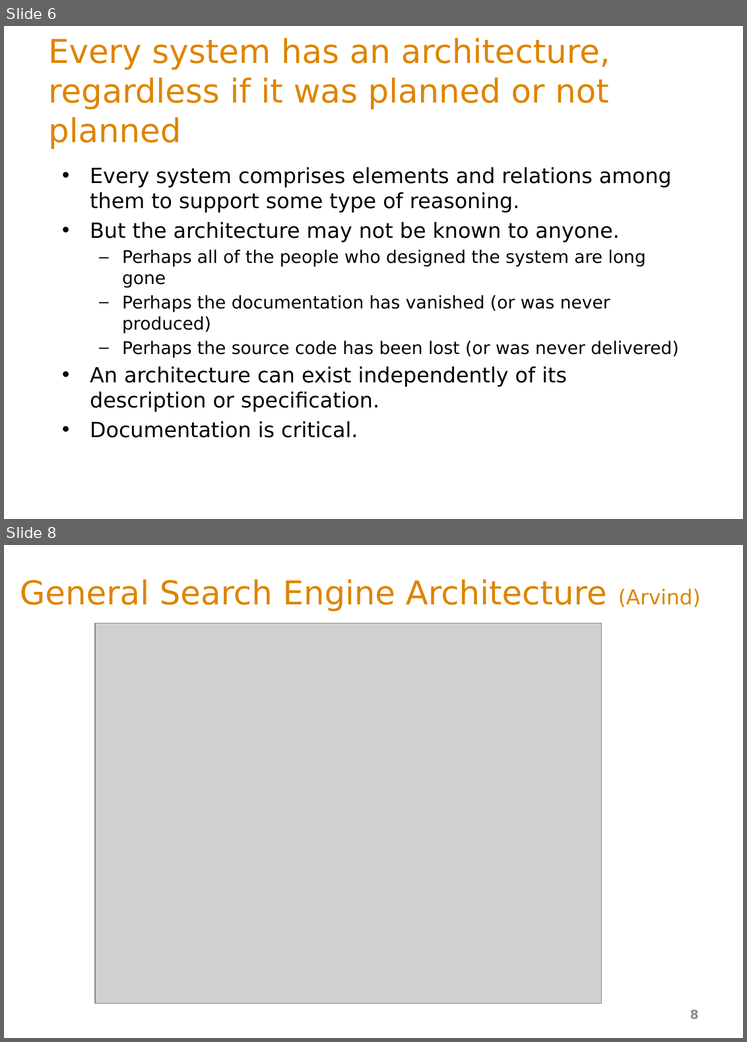
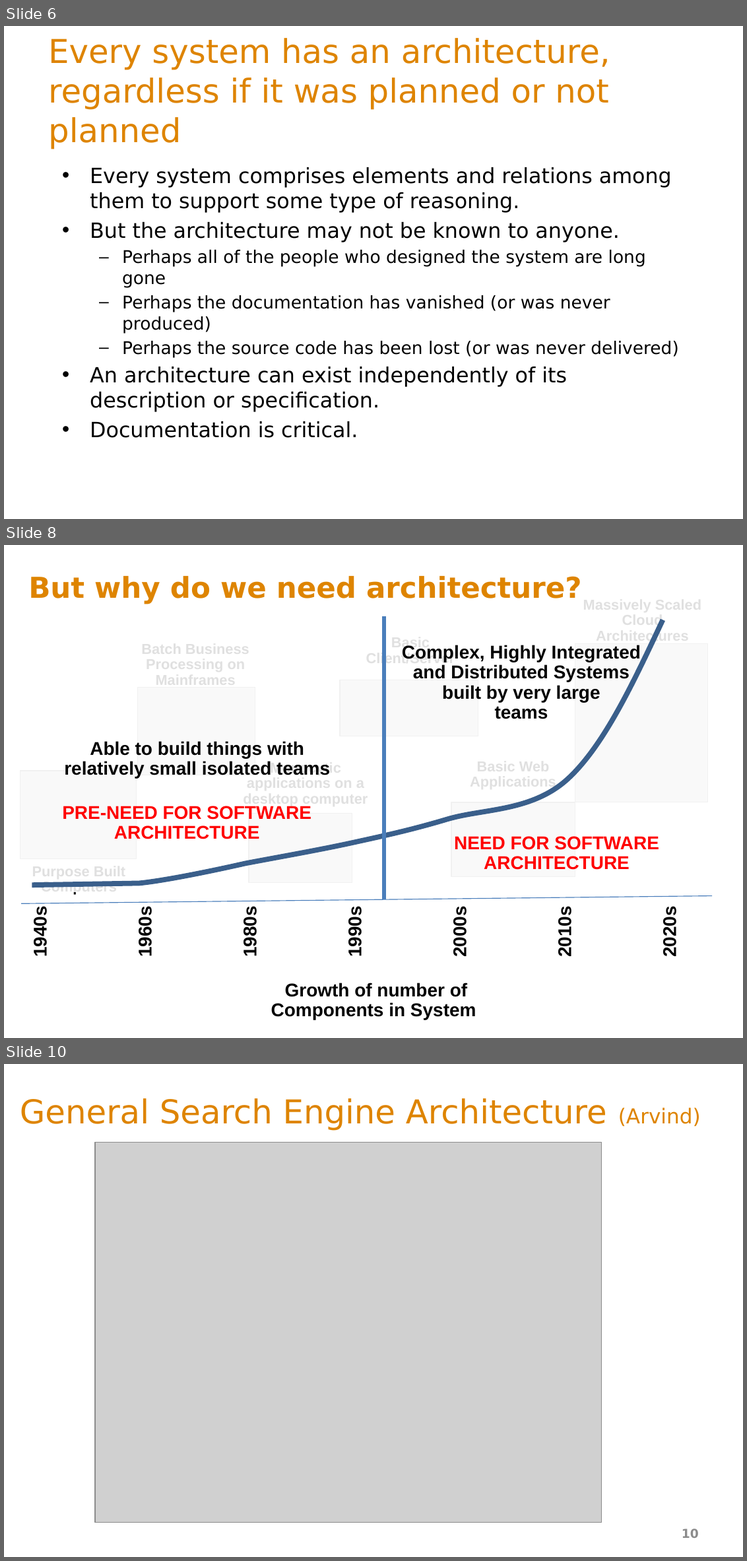
Before and after one commit to ArchitectingSoftware/SE577-SoftwareArchitecture, a slide deck: lectures/_L1a Intro to SW Architecture.pptx. Shown one above the other, each under a label of ours: slides 6 and 8 before the commit, slides 6, 8 and 10 after it; the slides between them are not shown. The pictures are 747x1042 and 747x1561 pixels, drawn with LibreOffice and Linux fonts; fonts in the diff are those of the drawing; grey boxes stand for pictures. Boxes give left, top, right and bottom in pixels: in the first picture for what was removed or moved away, otherwise in the second. Text is boxed around its words. In the diff, an @@ line names an element or a change of style, - is before the commit and + after.

```diff
--- a/lectures/_L1a Intro to SW Architecture.pptx
+++ b/lectures/_L1a Intro to SW Architecture.pptx
@@ slide 8 added at <box>4,545,743,1038</box>, background #FFFFFF @@
@@ title added at <box>28,576,582,604</box>, 28 pt, text #DE8400, bold @@
+But why do we need architecture?
@@ rectangle added at <box>9,587,729,891</box>, fill #FFFFFF at 88% opacity @@
@@ freeform shape added at <box>32,620,663,885</box>, outline #3A5F8C 5 pt @@
@@ line added from (385, 899) to (385, 616), #4B7EBC 4 pt @@
@@ text added at <box>596,619,688,644</box>, 14 pt, text #000000, bold @@
+Massively Scaled
+Cloud Architectures
@@ picture added at <box>576,643,708,802</box> @@
@@ text added at <box>366,645,455,666</box>, 14 pt, text #000000, bold @@
+Basic Client/Server
@@ text added at <box>402,645,641,719</box>, 18 pt, text #000000, bold @@
+Complex, Highly Integrated
+and Distributed Systems
+built by very large
+teams
@@ picture added at <box>339,680,478,736</box> @@
@@ picture added at <box>138,687,255,775</box> @@
@@ text added at <box>64,741,330,778</box>, 18 pt, text #000000, bold @@
+Able to build things with
+relatively small isolated teams
@@ text added at <box>243,761,368,807</box>, 14 pt, text #000000, bold @@
+Monocytic applications on a desktop computer
@@ picture added at <box>20,771,137,859</box> @@
@@ text added at <box>470,785,556,790</box>, 14 pt, text #000000, bold @@
+Basic Web Applications
@@ text added at <box>62,806,312,839</box>, 18 pt, text #FF0000, bold @@
+PRE-NEED FOR SOFTWARE ARCHITECTURE
@@ picture added at <box>249,814,352,882</box> @@
@@ picture added at <box>451,802,575,876</box> @@
@@ text added at <box>454,836,659,870</box>, 18 pt, text #FF0000, bold @@
+NEED FOR SOFTWARE ARCHITECTURE
@@ text added at <box>41,881,117,895</box>, 14 pt, text #000000, bold @@
+Purpose Built Computers
@@ line added from (21, 903) to (712, 895), #4B7EBC 0.75 pt @@
@@ text added at <box>30,911,50,956</box>, 18 pt, text #000000, bold @@
+1940s
@@ text added at <box>135,911,155,956</box>, 18 pt, text #000000, bold @@
+1960s
@@ text added at <box>240,911,260,956</box>, 18 pt, text #000000, bold @@
+1980s
@@ text added at <box>345,911,365,956</box>, 18 pt, text #000000, bold @@
+1990s
@@ text added at <box>450,911,470,956</box>, 18 pt, text #000000, bold @@
+2000s
@@ text added at <box>554,911,575,956</box>, 18 pt, text #000000, bold @@
+2010s
@@ text added at <box>659,911,680,956</box>, 18 pt, text #000000, bold @@
+2020s
@@ text added at <box>271,983,477,1020</box>, 18 pt, text #000000, bold @@
+Growth of number of Components in System
@@ what was slide 8 is now slide 10 @@
@@ page number at <box>682,1529,699,1538</box>: text changed @@
-8
+10
```
Also in this commit, not shown: 2 other slides added, 1 slide removed, 6 other files.
